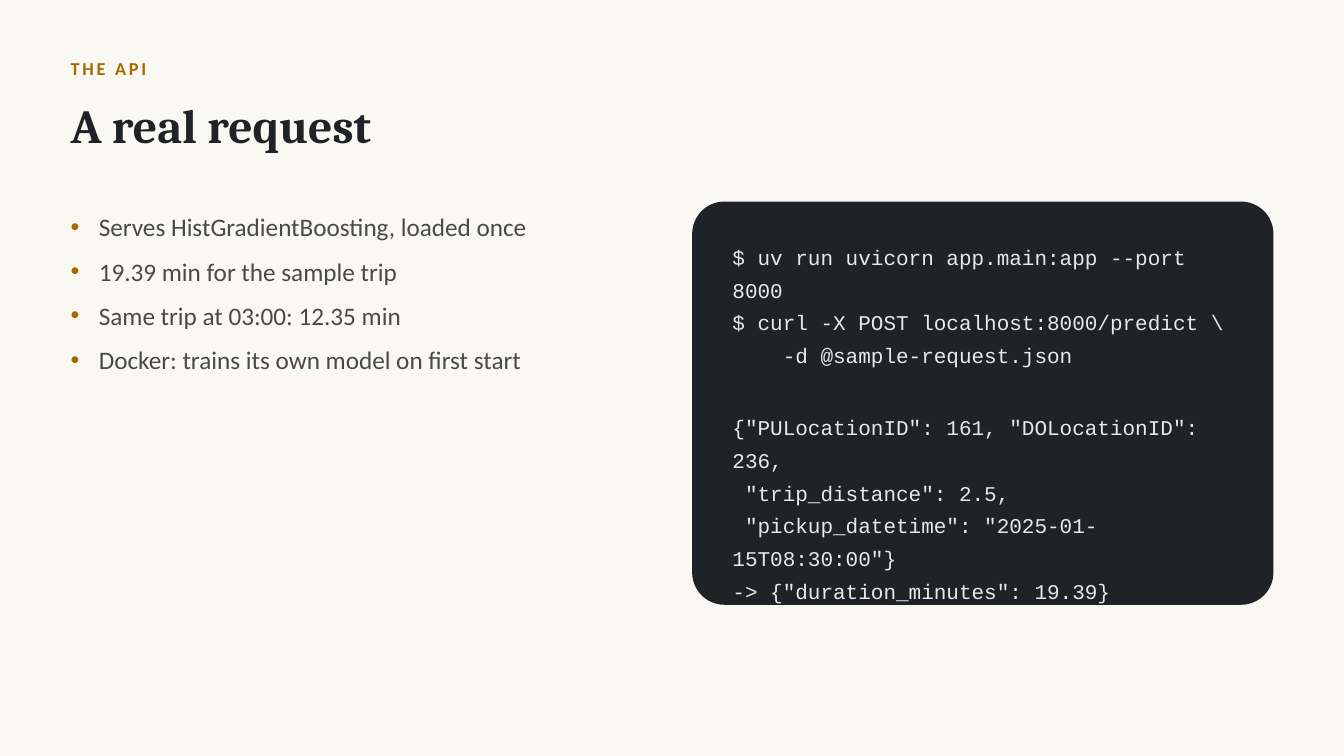
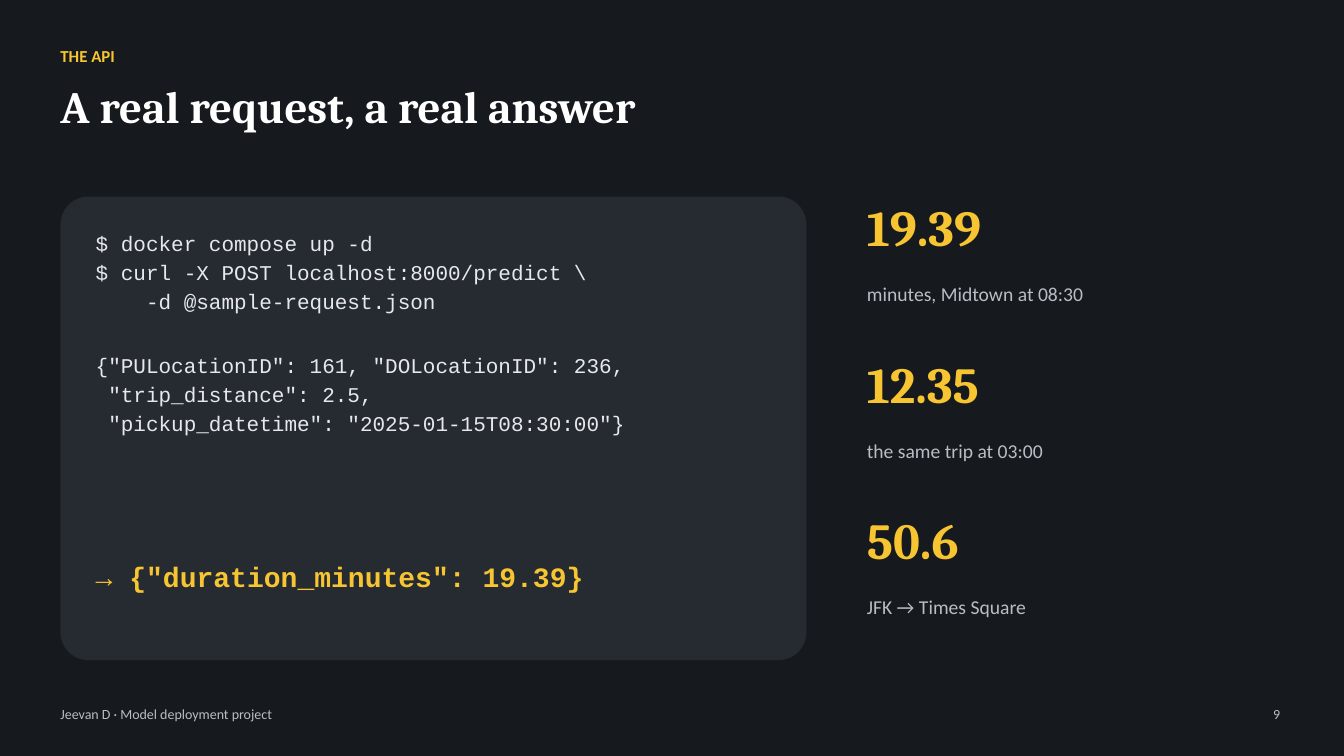
Before and after one commit to jeevan516/model-deployment-project, a slide deck: slide 9 of presentation/model-deployment-project.pptx. Drawn at 1344x756 pixels with LibreOffice and Linux fonts; fonts in the diff are those of the drawing. Boxes give left, top, right and bottom in pixels: in the first picture for what was removed or moved away, otherwise in the second. Text is boxed around its words. In the diff, an @@ line names an element or a change of style, - is before the commit and + after.

```diff
--- a/presentation/model-deployment-project.pptx
+++ b/presentation/model-deployment-project.pptx
@@ background #FAF8F2 to #16191D @@
@@ text "THE API": place and size @@
-text "THE API" at [71, 63, 146, 75]
+text "THE API" at [60, 51, 115, 62]
@@ text "THE API" at [60, 51, 115, 62]: size 13 to 12 pt, text colour #A66A00 to #F7C531, letter spacing 2 to 0 pt; line spacing 1.1 to 1 @@
@@ text at [60, 92, 635, 133]: text changed; size 34 to 32 pt; text colour #1F2328 to #FFFFFF @@
-A real request
+A real request, a real answer
@@ rounded rectangle added at [60, 197, 807, 660], fill #262A31 @@
@@ rounded rectangle removed at [693, 202, 1274, 605] @@
@@ text "$ docker compose up -d": place and size @@
-text "$ docker compose up -d" at [732, 250, 1198, 606]
+text "$ docker compose up -d" at [96, 236, 624, 436]
@@ text removed at [99, 218, 527, 369] @@
-• Serves HistGradientBoosting, loaded once
-• 19.39 min for the sample trip
-• Same trip at 03:00: 12.35 min
-• Docker: trains its own model on first start
@@ text at [121, 236, 372, 256]: text changed; text colour #E4E9F1 to #E6E8EB @@
-$ uv run uvicorn app.main:app --port 8000
+$ docker compose up -d
@@ text added at [867, 212, 981, 247], 36 pt, text #F7C531, bold @@
+19.39
@@ text at [96, 265, 624, 436]: text colour #E4E9F1 to #E6E8EB in "$ curl -X POST localhost:8000/predict \", "-d @sample-request.json", "{"PULocationID": 161, "DOLocationID": 236,", ""trip_distance": 2.5," and 1 more places; line spacing 1.3 to 1.15 @@
@@ text added at [867, 287, 1083, 303], 14 pt, text #B9BEC6 @@
+minutes, Midtown at 08:30
@@ text added at [867, 369, 979, 404], 36 pt, text #F7C531, bold @@
+12.35
@@ text added at [867, 444, 1043, 461], 14 pt, text #B9BEC6 @@
+the same trip at 03:00
@@ text added at [867, 525, 959, 560], 36 pt, text #F7C531, bold @@
+50.6
@@ text added at [129, 567, 584, 593], 20 pt, text #F7C531, bold @@
+→ {"duration_minutes": 19.39}
@@ text at [770, 584, 1111, 606]: paragraph removed @@
--> {"duration_minutes": 19.39}
@@ text added at [867, 600, 1026, 617], 14 pt, text #B9BEC6 @@
+JFK → Times Square
@@ text added at [60, 709, 272, 722], 10 pt, text #B9BEC6 @@
+Jeevan D · Model deployment project
@@ text added at [1273, 710, 1280, 719], 10 pt, text #B9BEC6 @@
+9
```
Also in this commit, not shown: 6 other slides changed, 6 slides added, 6 slides removed, 6 other files.
